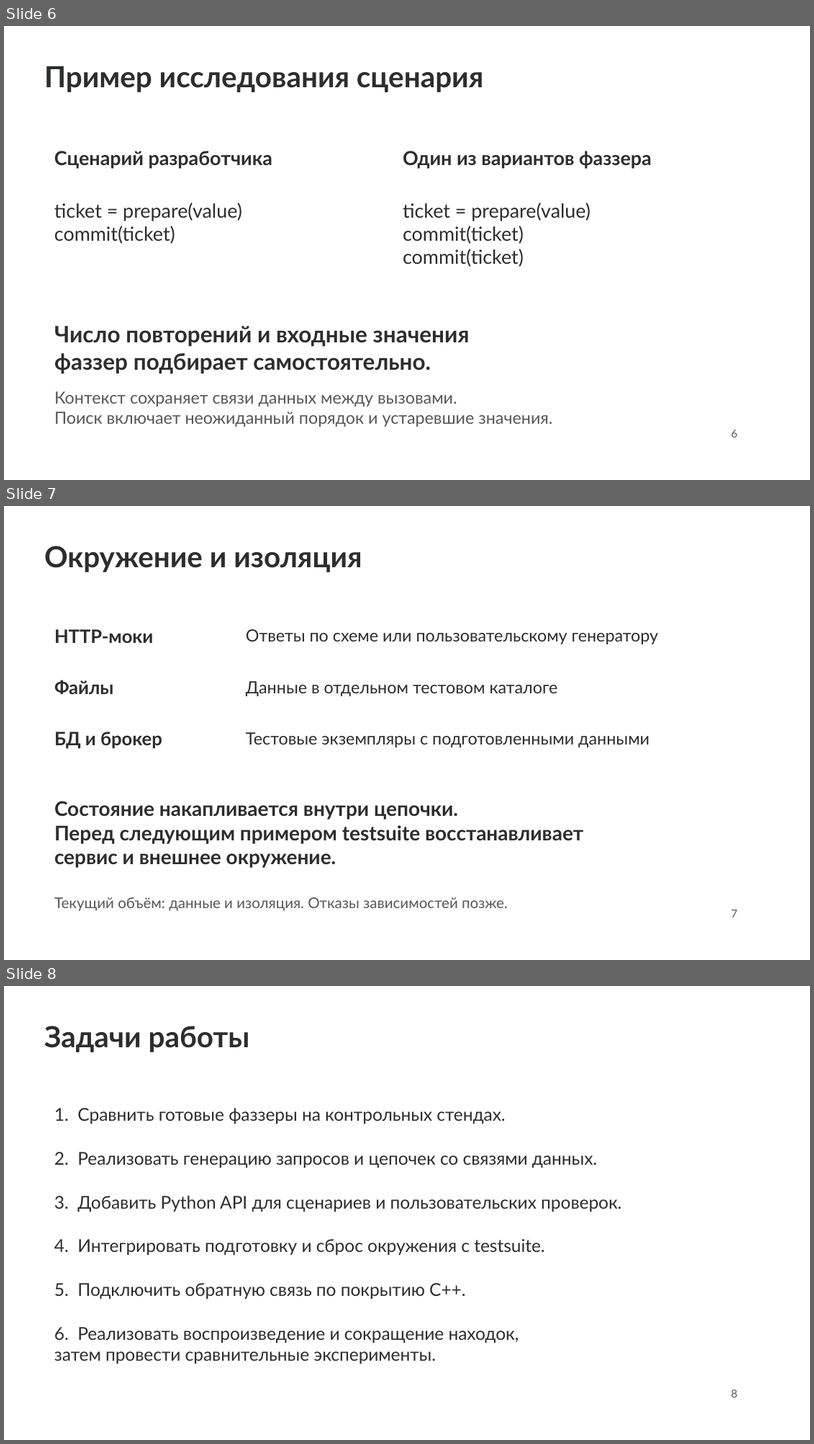
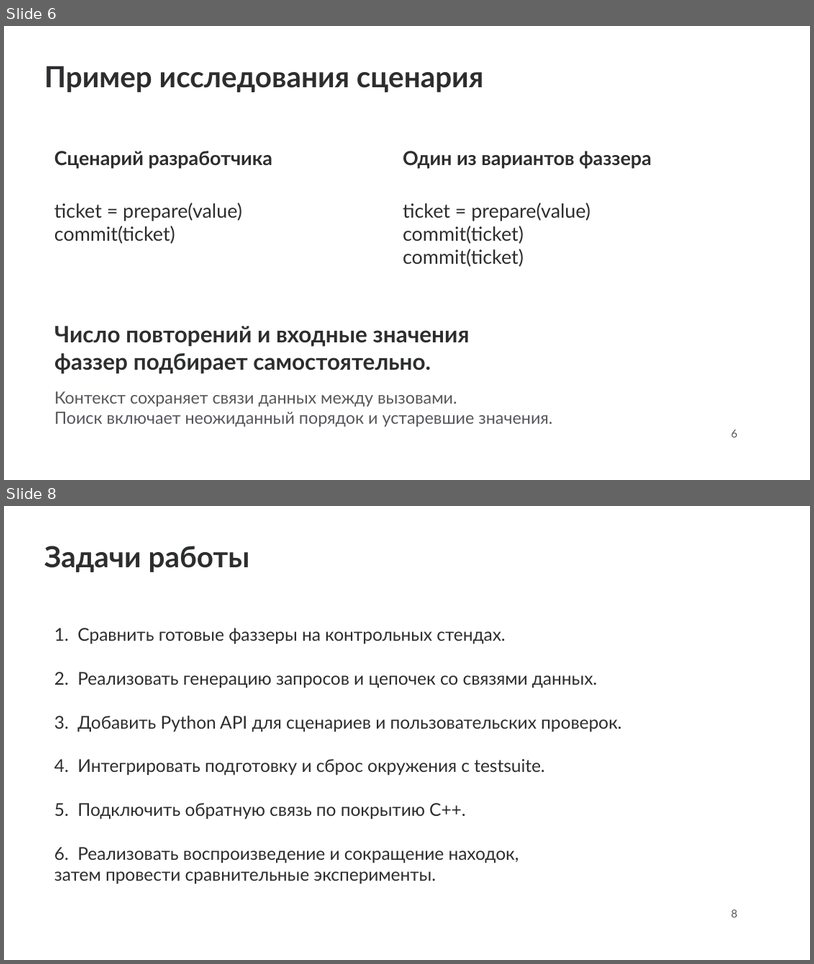
Before and after one commit to Malevrovich/userver-fuzzing, a slide deck: docs/presentation/project.pptx. Shown one above the other, each under a label of ours: slides 6, 7 and 8 before the commit, slides 6 and 8 after it; the slides between them are not shown. The pictures are 814x1444 and 814x964 pixels, drawn with LibreOffice and Linux fonts; fonts in the diff are those of the drawing; background and template pictures are left out. Boxes give left, top, right and bottom in pixels: in the first picture for what was removed or moved away, otherwise in the second. Text is boxed around its words. In the diff, an @@ line names an element or a change of style, - is before the commit and + after.

```diff
--- a/docs/presentation/project.pptx
+++ b/docs/presentation/project.pptx
@@ slide 7 removed at (4, 506, 810, 960), background picture (left out) @@
@@ title removed at (44, 546, 362, 572) @@
-Окружение и изоляция
@@ text removed at (54, 629, 153, 643) @@
-HTTP-моки
@@ text removed at (246, 629, 658, 644) @@
-Ответы по схеме или пользовательскому генератору
@@ text removed at (54, 680, 113, 694) @@
-Файлы
@@ text removed at (246, 681, 558, 696) @@
-Данные в отдельном тестовом каталоге
@@ text removed at (54, 731, 162, 749) @@
-БД и брокер
@@ text removed at (246, 732, 650, 747) @@
-Тестовые экземпляры с подготовленными данными
@@ text removed at (54, 800, 584, 867) @@
-Состояние накапливается внутри цепочки.
-Перед следующим примером testsuite восстанавливает
-сервис и внешнее окружение.
@@ text removed at (54, 897, 508, 911) @@
-Текущий объём: данные и изоляция. Отказы зависимостей позже.
@@ text removed at (731, 909, 738, 917) @@
-7
```
Also in this commit, not shown: 2 slides changed, 1 slide added, 1 other file.
